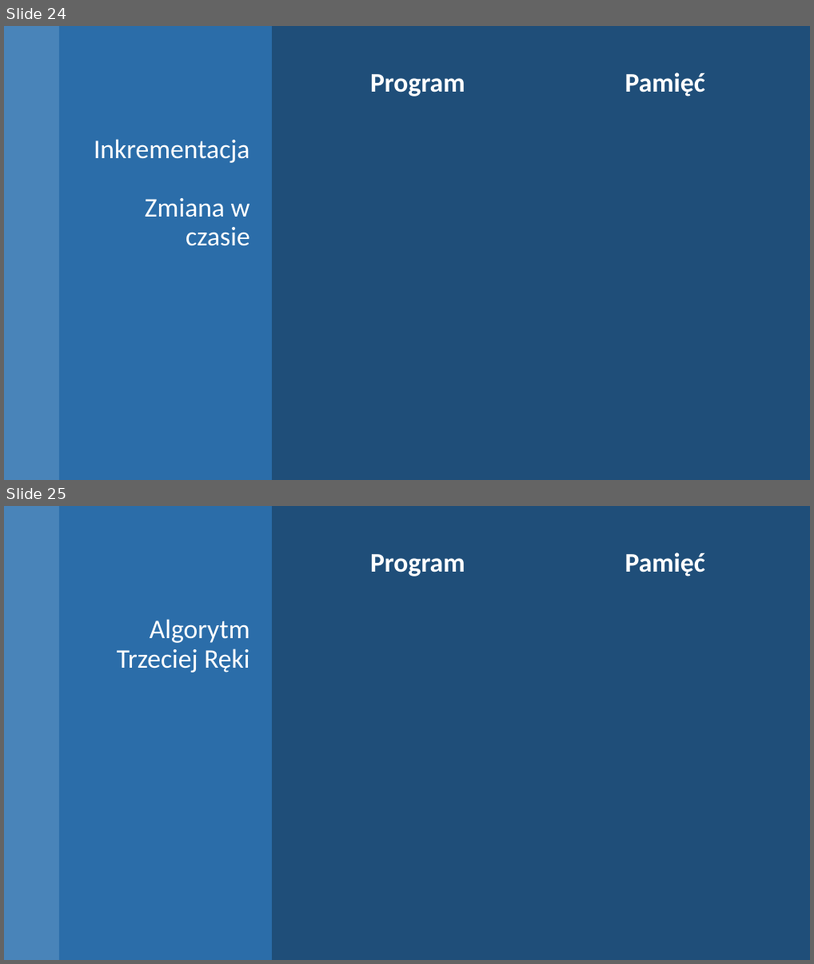
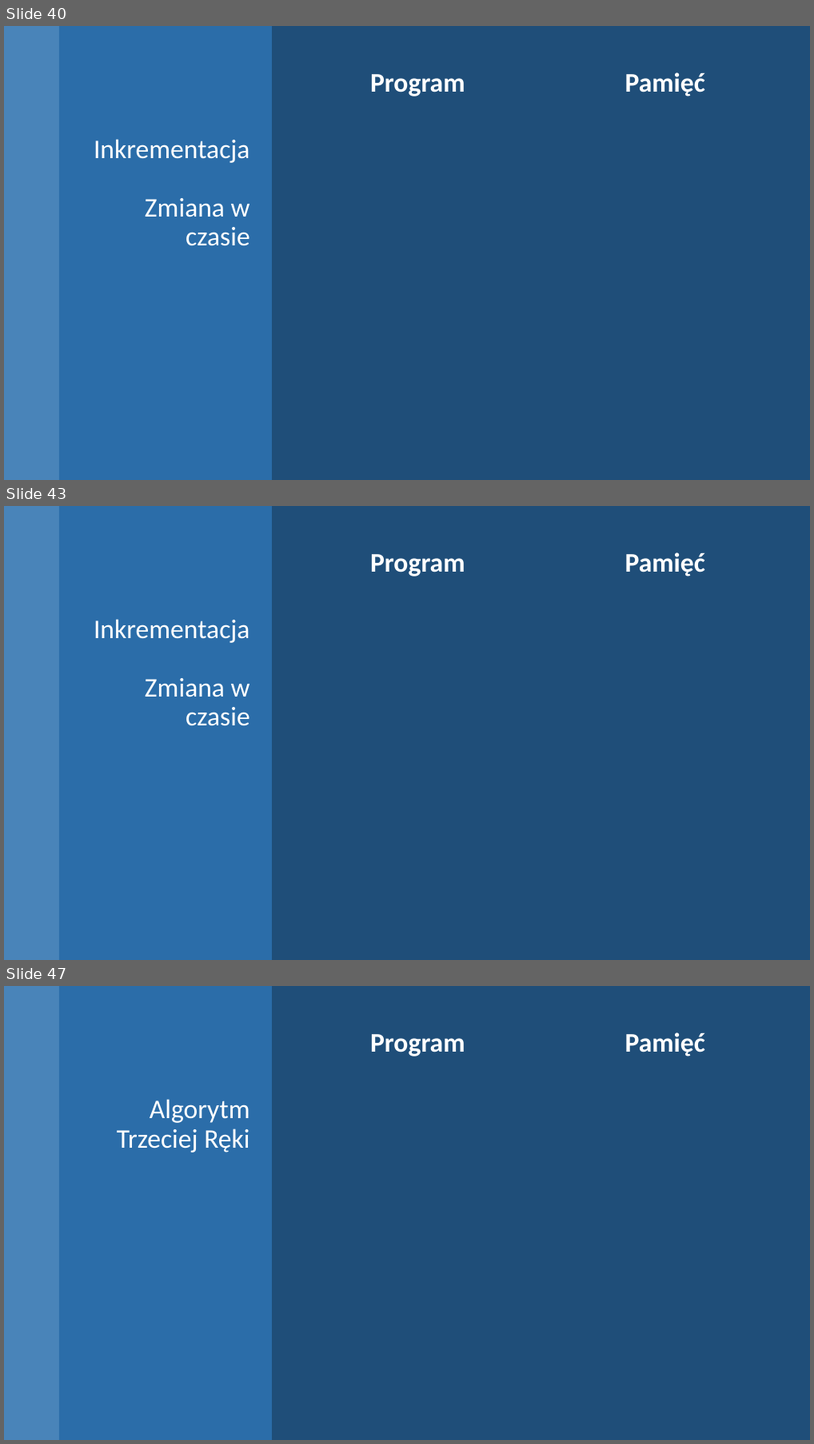
Before and after one commit to blackbat13/CS-HTiEW, a slide deck: Wprowadzenie do zmiennych/II. Wprowadzenie do zmiennych/Zmienne w Pamięci - Ćwiczenia.odp. Shown one above the other, each under a label of ours: slides 24 and 25 before the commit, slides 40, 43 and 47 after it; the slides between them are not shown. The pictures are 814x964 and 814x1444 pixels, drawn with LibreOffice and Linux fonts; fonts in the diff are those of the drawing. Boxes give left, top, right and bottom in pixels: in the first picture for what was removed or moved away, otherwise in the second. Text is boxed around its words. In the diff, an @@ line names an element or a change of style, - is before the commit and + after.

```diff
--- a/Wprowadzenie do zmiennych/II. Wprowadzenie do zmiennych/Zmienne w Pamięci - Ćwiczenia.odp
+++ b/Wprowadzenie do zmiennych/II. Wprowadzenie do zmiennych/Zmienne w Pamięci - Ćwiczenia.odp
@@ slide 43 added at [4, 506, 810, 960], background #1F4E79 @@
@@ freeform shape added at [4, 506, 59, 960], fill #5B9BD5 at 70% opacity @@
@@ freeform shape added at [59, 506, 272, 960], fill #2E75B6 at 80% opacity @@
@@ text added at [626, 552, 706, 576], 32 pt, text #FFFFFF, bold @@
+Pamięć
@@ text added at [370, 554, 466, 576], 32 pt, text #FFFFFF, bold @@
+Program
@@ title added at [94, 619, 250, 726], 32 pt, text #FFFFFF @@
+Inkrementacja
+Zmiana w czasie
@@ what was slide 24 is now slide 40 @@
@@ what was slide 25 is now slide 47 @@
```
Also in this commit, not shown: 83 other slides added, 1 other file.
